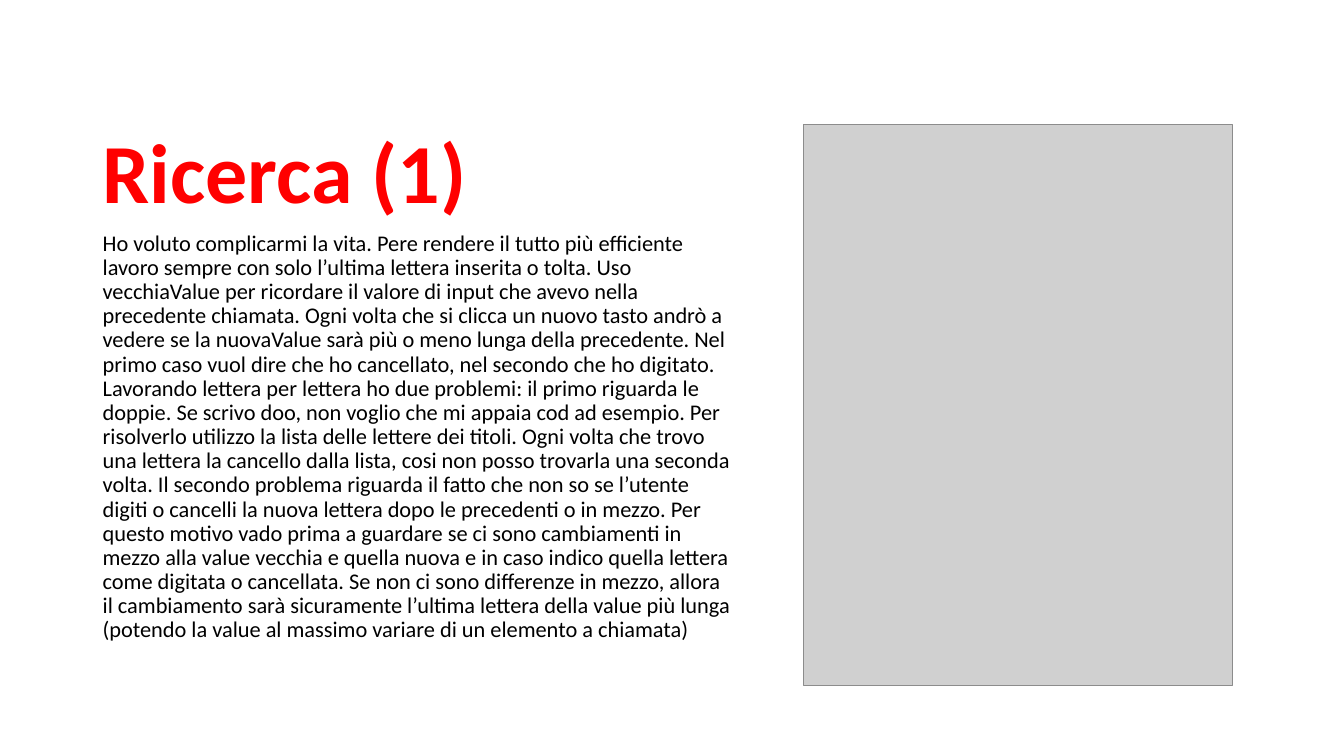
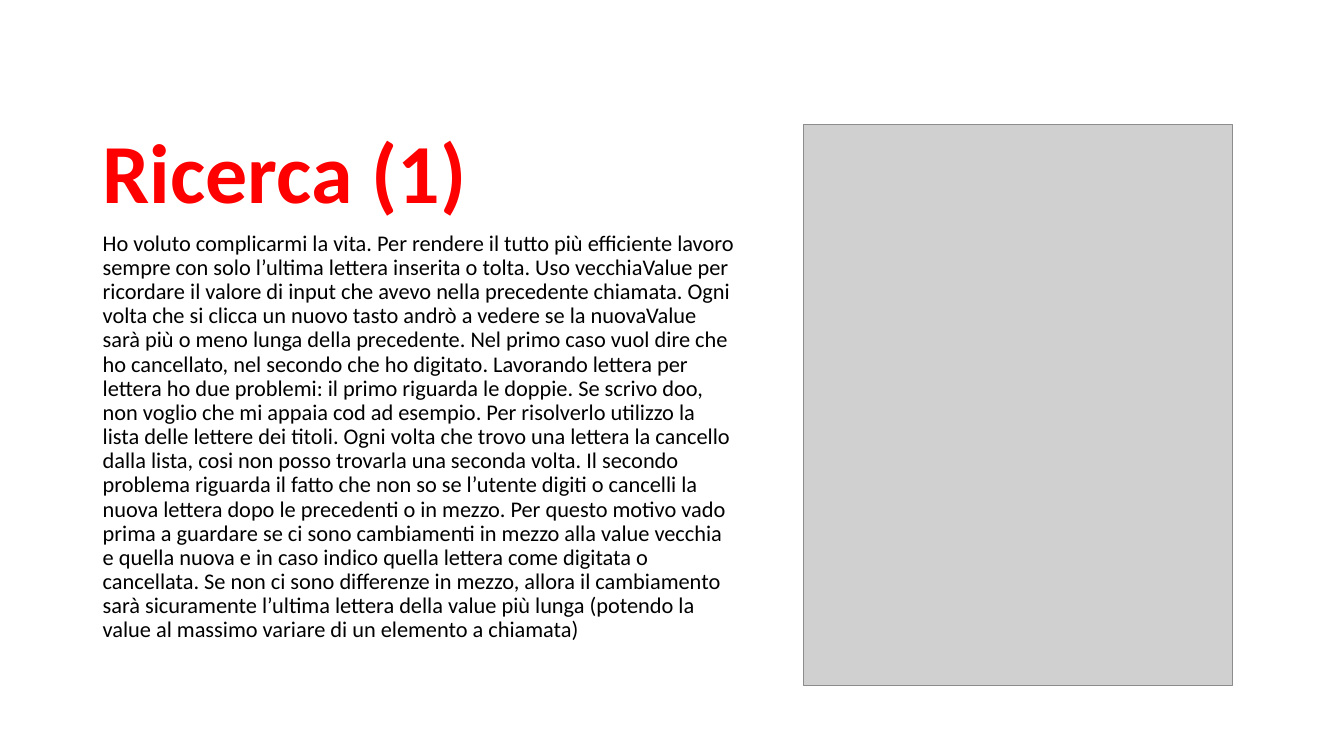
Before and after one commit to TheGarbage/mhw2, a slide deck: slide 9 of mhw2.pptx. Drawn at 1344x756 pixels with LibreOffice and Linux fonts; fonts in the diff are those of the drawing; grey boxes stand for pictures. Boxes give left, top, right and bottom in pixels: in the first picture for what was removed or moved away, otherwise in the second. Text is boxed around its words. In the diff, an @@ line names an element or a change of style, - is before the commit and + after.

```diff
--- a/mhw2.pptx
+++ b/mhw2.pptx
@@ text at (103,235,733,640): text changed @@
-Ho voluto complicarmi la vita. Pere rendere il tutto più efficiente lavoro sempre con solo l’ultima lettera inserita o tolta. Uso vecchiaValue per ricordare il valore di input che avevo nella precedente chiamata. Ogni volta che si clicca un nuovo tasto andrò a vedere se la nuovaValue sarà più o meno lunga della precedente. Nel primo caso vuol dire che ho cancellato, nel secondo che ho digitato. Lavorando lettera per lettera ho due problemi: il primo riguarda le doppie. Se scrivo doo, non voglio che mi appaia cod ad esempio. Per risolverlo utilizzo la lista delle lettere dei titoli. Ogni volta che trovo una lettera la cancello dalla lista, cosi non posso trovarla una seconda volta. Il secondo problema riguarda il fatto che non so se l’utente digiti o cancelli la nuova lettera dopo le precedenti o in mezzo. Per questo motivo vado prima a guardare se ci sono cambiamenti in mezzo alla value vecchia e quella nuova e in caso indico quella lettera come digitata o cancellata. Se non ci sono differenze in mezzo, allora il cambiamento sarà sicuramente l’ultima lettera della value più lunga (potendo la value al massimo variare di un elemento a chiamata)
+Ho voluto complicarmi la vita. Per rendere il tutto più efficiente lavoro sempre con solo l’ultima lettera inserita o tolta. Uso vecchiaValue per ricordare il valore di input che avevo nella precedente chiamata. Ogni volta che si clicca un nuovo tasto andrò a vedere se la nuovaValue sarà più o meno lunga della precedente. Nel primo caso vuol dire che ho cancellato, nel secondo che ho digitato. Lavorando lettera per lettera ho due problemi: il primo riguarda le doppie. Se scrivo doo, non voglio che mi appaia cod ad esempio. Per risolverlo utilizzo la lista delle lettere dei titoli. Ogni volta che trovo una lettera la cancello dalla lista, cosi non posso trovarla una seconda volta. Il secondo problema riguarda il fatto che non so se l’utente digiti o cancelli la nuova lettera dopo le precedenti o in mezzo. Per questo motivo vado prima a guardare se ci sono cambiamenti in mezzo alla value vecchia e quella nuova e in caso indico quella lettera come digitata o cancellata. Se non ci sono differenze in mezzo, allora il cambiamento sarà sicuramente l’ultima lettera della value più lunga (potendo la value al massimo variare di un elemento a chiamata)
```
Also in this commit, not shown: 10 other slides changed.
